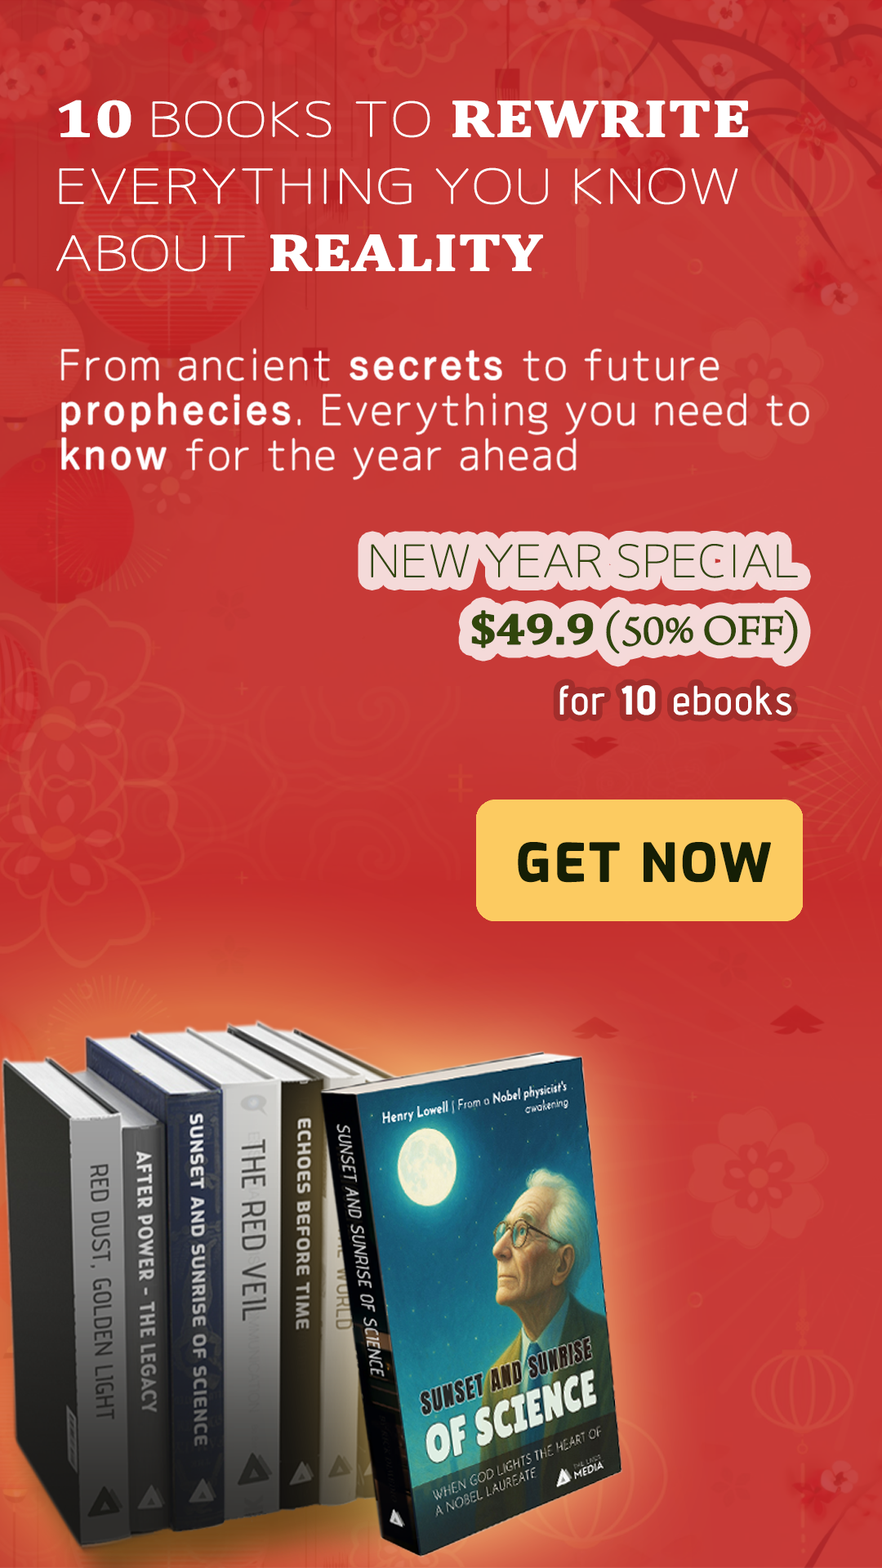
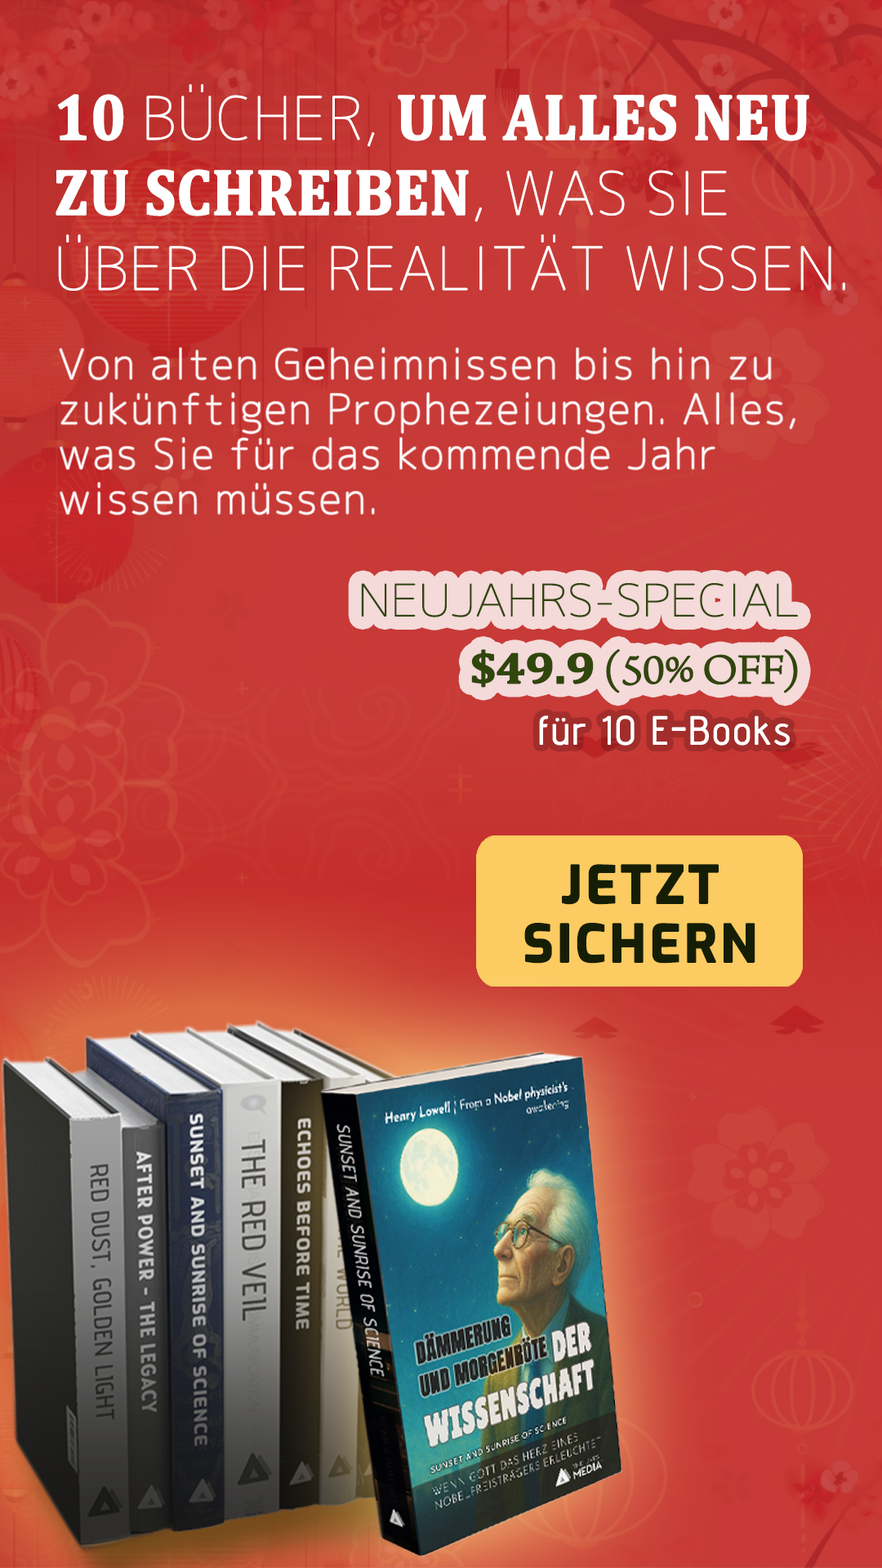
Layers edited between the first and the second 882×1568 image:
renamed "10 BOOKS TO REWRITE EVERYTHING YOU KNOW ABOUT REALITY" to "10 BÜCHER, UM ALLES NEU ZU SCHREIBEN, WAS SIE ÜBER DIE REALITÄT", painted on it over [55, 84, 846, 291]
painted on "Ancient history, secret politics, and the" over [59, 347, 809, 515]
painted on "ONLY $49.90" over [360, 543, 798, 694]
painted on "For 10 ebooks" over [539, 685, 792, 746]
added layer "Layer 9" above "one book3" over [360, 1057, 620, 1553]
renamed "GET NOW" to "JETZT SICHERN", painted on it over [517, 841, 771, 964]
added layer "button_bg copy 2" above "button_bg copy" over [476, 835, 803, 987]
hid "button_bg copy" over [476, 799, 803, 922]